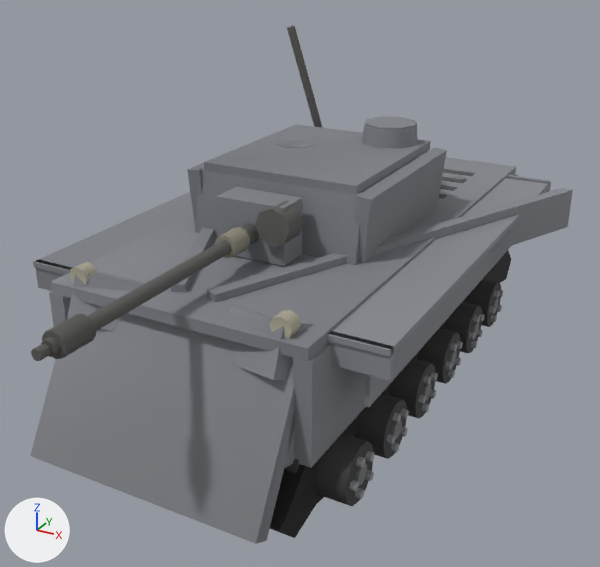
Renders of the glTF model client/assets/models/enemy-medium.glb from each side of a commit.
Rendered twice from a 50 mm camera at (4.31, -8.53, 5.21) aimed at (0.09, -0.85, 1.37). Lighting does not change. The marker at lower left points along +X, +Y and +Z. The picture after the commit comes second. Where no turn or scale is listed for an object, it has been applied to the vertices. Vertices at exactly the same position are counted once.

The scene before the commit, as lines of its bpy script (objects in view):
```python
me_mesh_28 = bpy.data.meshes.new('Mesh_28')
me_mesh_28.from_pydata(...)  # 164 vertices, 304 faces; spans x -1.4..1.4, y -3.58..3.58, z 0.1..1.13
me_mesh_28.materials.append(mat_tracks_mat)
me_mesh_30 = bpy.data.meshes.new('Mesh_30')
me_mesh_30.from_pydata(...)  # 24 vertices, 36 faces; spans x -1.31..1.31, y -3.82..-2.44, z 0.27..2.09
me_mesh_30.materials.append(mat_glacis_mat)
# before: 0 (1.3, -2.95, 1.88), 1 (1.3, -3.82, 0.37) at pixel (255, 543), 2 (1.3, -2.78, 1.78), 3 (1.3, -3.65, 0.27) at pixel (266, 540), 4 (-1.3, -2.78, 1.78)
# before: 5 (-1.3, -3.65, 0.27), 6 (-1.3, -2.95, 1.88), 7 (-1.3, -3.82, 0.37) at pixel (30, 456)
me_mesh_33 = bpy.data.meshes.new('Mesh_33')
me_mesh_33.from_pydata(...)  # 76 vertices, 124 faces; spans x -1.43..1.43, y -3.15..3.15, z 1.83..1.99
me_mesh_33.materials.append(mat_hulltop_mat)
# before: 0 (1.43, -3.15, 1.95) at pixel (307, 348), 1 (1.43, -3.15, 1.83) at pixel (307, 361), 6 (-1.43, -3.15, 1.95) at pixel (50, 281), 7 (-1.43, -3.15, 1.83) at pixel (52, 293)
me_mesh_34 = bpy.data.meshes.new('Mesh_34')
me_mesh_34.from_pydata(...)  # 34 vertices, 52 faces; spans x -1.01..1.0, y -1.09..1.85, z -0.01..2.13
me_mesh_34.materials.append(mat_turretfront_mat)
ob_glacis = bpy.data.objects.new('glacis', me_mesh_30)
ob_glacis.location = (0.0, 0.0, 0.0)
ob_hulltop = bpy.data.objects.new('hullTop', me_mesh_33)
ob_hulltop.location = (0.0, 0.0, 0.0)
ob_tracks = bpy.data.objects.new('tracks', me_mesh_28)
ob_tracks.location = (0.0, 0.0, 0.0)
ob_turretfront = bpy.data.objects.new('turretFront', me_mesh_34)
ob_turretfront.location = (0.0, -0.25, 1.86)
# also in view: 'wheel17' at (1.55, 0.76, 0.46); 'mantlet' at (0.06, -1.6, 2.28); 'wheel21' at (1.55, -0.94, 0.46); 'wheel19' at (1.55, -0.09, 0.46); 'wheel15' at (1.55, 1.61, 0.46)
```
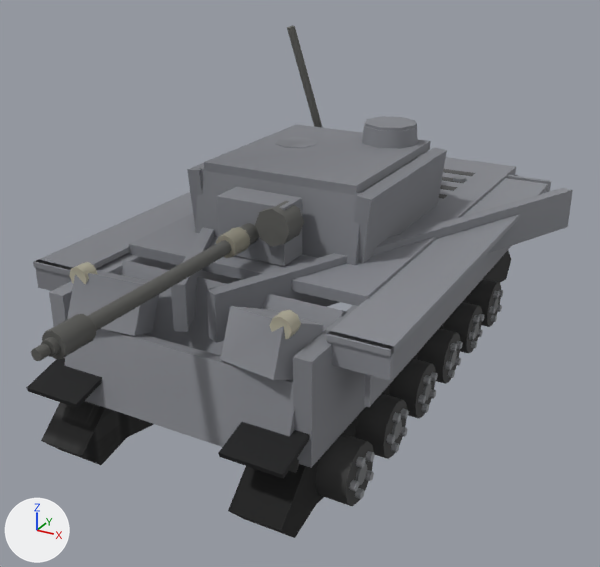
Changed parts and their boxes [x1, y1, x2, y2] in the pictures (600 x 567 px; the box of a moved part takes in the faces that stretch with it):
'glacis', reshaped: before [30, 272, 315, 544]; after [67, 260, 346, 380]
'hullTop', reshaped (17% narrower, 27% shorter): before [51, 157, 516, 361]; after [129, 157, 516, 306]
'tracks', reshaped (mostly hidden before): before [270, 251, 511, 538]; after [26, 251, 511, 538]
part 1 of me_mesh_28, added: after [26, 358, 309, 479]
part 2 of me_mesh_30, moved or reshaped: before [30, 313, 294, 544]; after [120, 260, 346, 356]
'lowerPlate', unchanged, uncovered by the edit: before [284, 414, 294, 468]; after [64, 329, 294, 447]

The edits, one by one:
me_mesh_28 is used by ob_tracks; location (0.0, 0.0, 0.0).
me_mesh_28 had 164 vertices, 304 faces and spanned x -1.4..1.4, y -3.58..3.58, z 0.1..1.13.
me_mesh_28 now has 196 vertices, 352 faces and spans x -1.45..1.45, y -3.62..3.58, z 0.1..1.22.
Part 1, on me_mesh_28:
16 vertices are added at x -1.45..0.81, y -3.62..3.57, z 0.94..1.22.
16 new vertices lie (0.64, 0.0, 0.0) away from vertices in x -1.45..0.81, y -3.62..3.57, z 0.94..1.22.
48 new faces join them.
me_mesh_30 is used by ob_glacis; location (0.0, 0.0, 0.0).
me_mesh_30 had 24 vertices, 36 faces and spanned x -1.31..1.31, y -3.82..-2.44, z 0.27..2.09.
me_mesh_30 now has 24 vertices, 36 faces and spans x -1.31..1.31, y -3.26..-2.05, z 0.5..2.09.
Part 2, on me_mesh_30:
Vertices 0, 2, 4, 6 of me_mesh_30 move by (0.0, 0.73, 0.0).
Vertices 1, 3, 5, 7 of me_mesh_30 move by (0.0, 0.87, 0.23).
me_mesh_33 is used by ob_hulltop; location (0.0, 0.0, 0.0).
me_mesh_33 had 76 vertices, 124 faces and spanned x -1.43..1.43, y -3.15..3.15, z 1.83..1.99.
me_mesh_33 now has 76 vertices, 124 faces and spans x -1.43..1.43, y -1.97..3.15, z 1.83..1.99.
Part 3, on me_mesh_33:
Vertices 0, 1, 6, 7 of me_mesh_33 move by (0.0, 1.18, 0.0).
